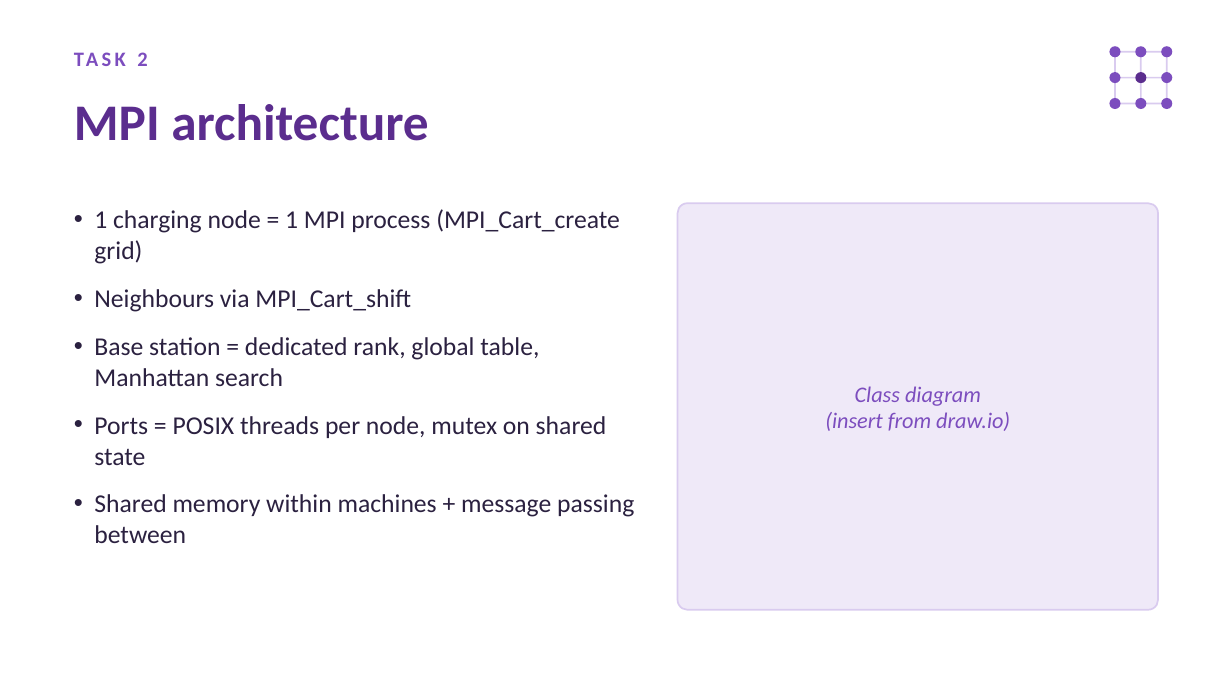
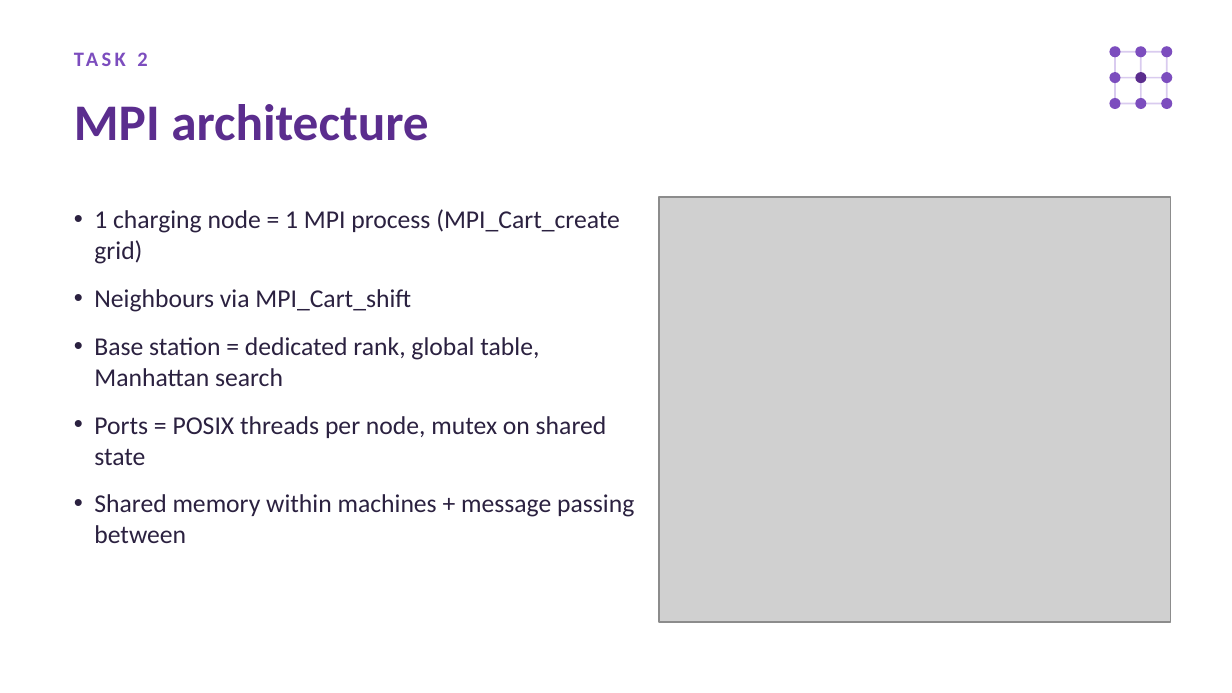
Before and after one commit to Emmapoky/FIT3143, a slide deck: slide 5 of Week6_Applied1/solution/FIT3143_Applied1_Slides.pptx. Drawn at 1232x693 pixels with LibreOffice and Linux fonts; fonts in the diff are those of the drawing; grey boxes stand for pictures. Boxes give left, top, right and bottom in pixels: in the first picture for what was removed or moved away, otherwise in the second. Text is boxed around its words. In the diff, an @@ line names an element or a change of style, - is before the commit and + after.

```diff
--- a/Week6_Applied1/solution/FIT3143_Applied1_Slides.pptx
+++ b/Week6_Applied1/solution/FIT3143_Applied1_Slides.pptx
@@ picture added at bbox=[659, 197, 1170, 622] @@
@@ rounded rectangle removed at bbox=[678, 203, 1158, 610] @@
@@ text removed at bbox=[825, 386, 1010, 431] @@
-Class diagram
-(insert from draw.io)
```
Also in this commit, not shown: 5 slides removed, 7 other files.
